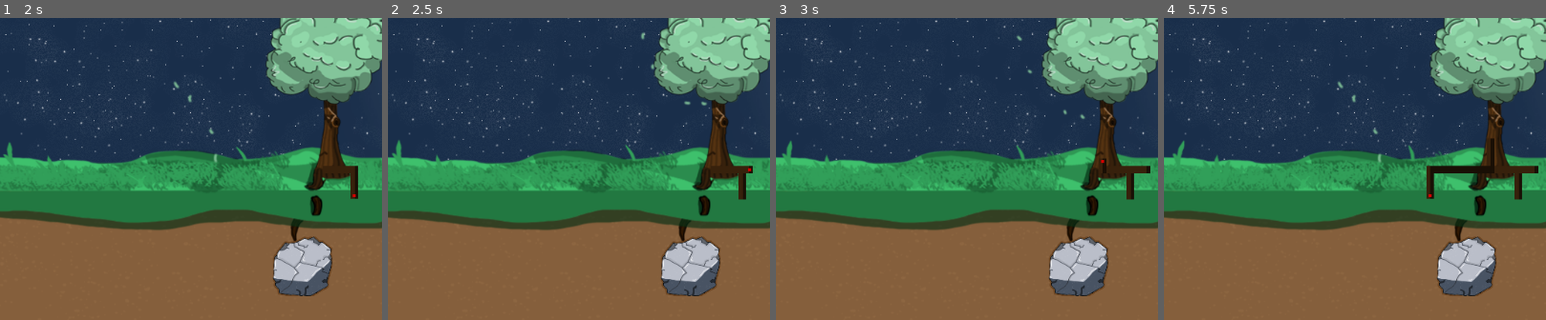
Above: before the commit, frames 1-4 (left to right).
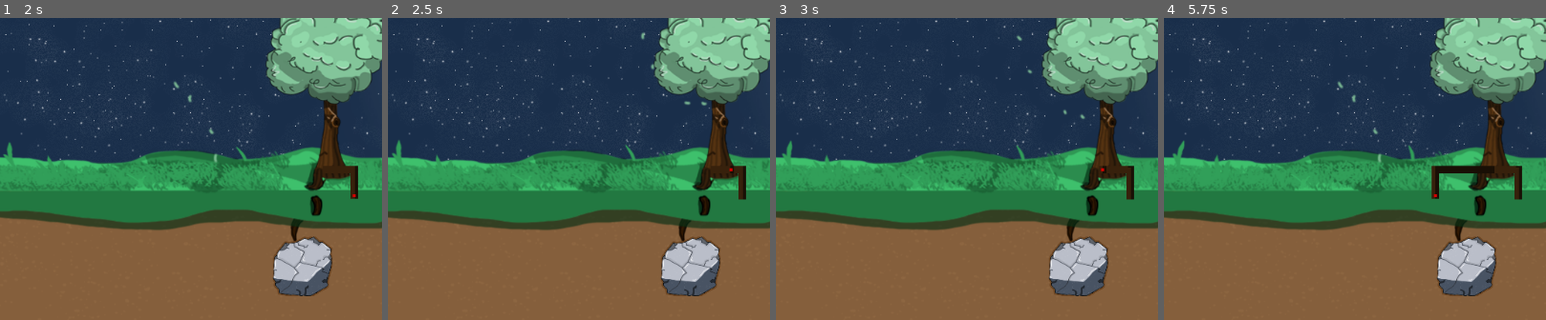
Above: after the commit, the same moments.

Repository: GunesUstunalp/GGJ2023Game
Game: Godot game, scene res://MainScene.tscn
Same seed, same stepped clock (60 frames per second), same inputs: the game is played once before the commit and once after it.
Inputs:
- Up to frame 1 (2 s): tap Enter at 0.5 s; hold D (move_right) 0.53-1.28 s; hold S (move_down) from 1.28 s (still down)
- Up to frame 2 (2.5 s): tap R (respawn) at 2 s; release S (move_down) at 2.03 s; hold D (move_right) from 2.03 s (still down)
- Up to frame 3 (3 s): tap R (respawn) at 2.75 s; release D (move_right) at 2.78 s; hold W (move_up) from 2.78 s (still down)
- Up to frame 4 (5.75 s): tap R (respawn) at 3.5 s; release W (move_up) at 3.53 s; hold A (move_left) 3.53-5.03 s; hold S (move_down) from 5.03 s (still down)
The pictures show only the part of the screen within x 7-57%, y 12-62%; the shares and areas given below are measured in that part.

Frame 1 is identical in both runs. In frame 2, less than 0.1% of the frame differs, in the area x 89-96%, y 48-52%; in frame 3, 0.2%; in frame 4, 0.6%, in the area x 68-98%, y 39-60%.

Commit message:
RootEnd cannot go above ground now

Diff:
--- a/RootEnd.gd
+++ b/RootEnd.gd
@@ -75,7 +75,7 @@
 		var newPosition = position + velocity * delta
 
 		#print(newPosition.x, " ", newPosition.y - 300)
-		if(newPosition.x < 1 or newPosition.x > 1023 or newPosition.y - 300 > 511):
+		if(newPosition.x < 1 or newPosition.x > 1023 or newPosition.y - 300 > 511 or newPosition.y - 300 < 0):
 			respawn()
 		else:
 			position = newPosition
@@ -94,7 +94,7 @@
 
 	for x in range(rootHalfWidth * 2):
 		for y in range(rootHalfWidth * 2):
-			if rootCenterX + x > 0 and rootCenterX + x < 1024 and rootCenterY + y < 512:
+			if rootCenterX + x > 0 and rootCenterX + x < 1024 and rootCenterY + y < 512 and rootCenterY + y > 0:
 				groundMatrix[rootCenterX + x][rootCenterY + y] = 1
 	raise()
 
